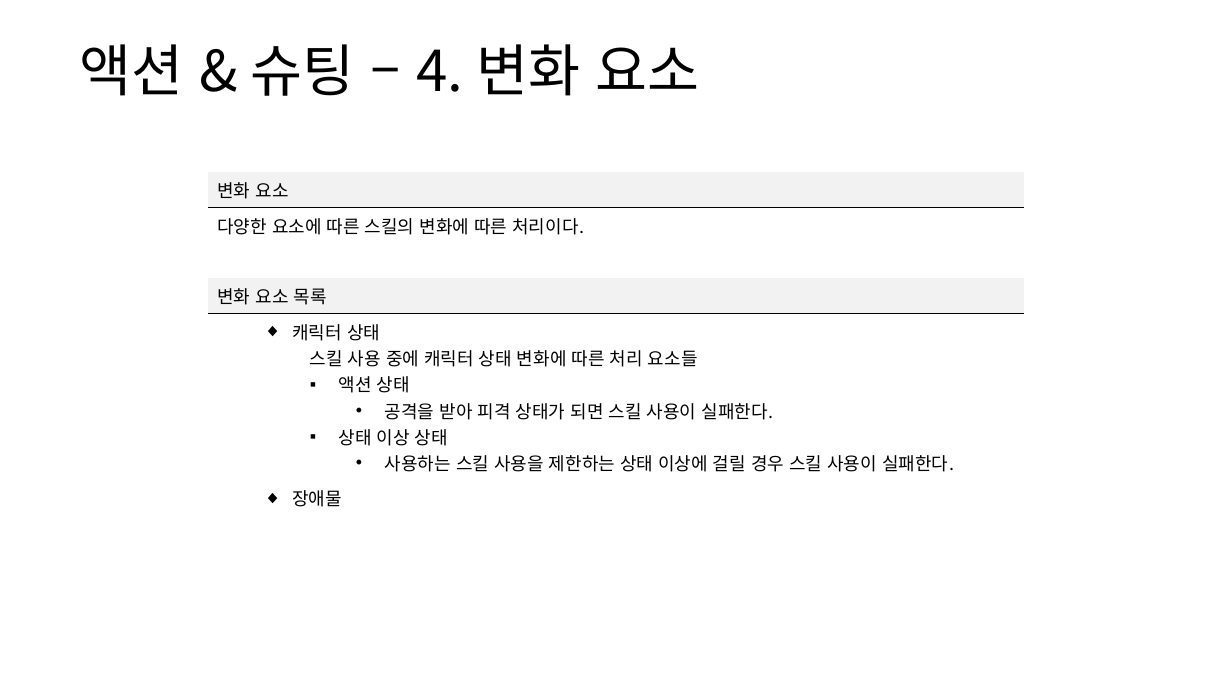
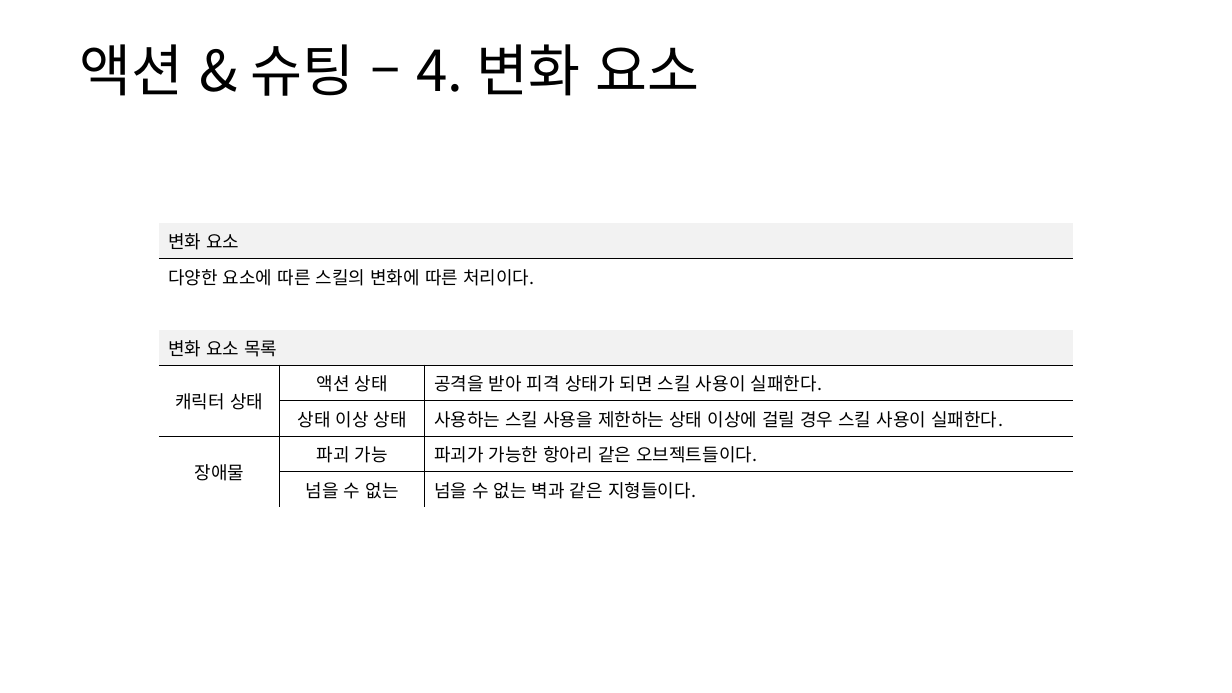
Before and after one commit to yjk0401/unityenginebasic_9th, a slide deck: slide 53 of 기획/방랑엽사전/스킬 시스템 기획서.pptx. Drawn at 1232x693 pixels with LibreOffice and Linux fonts; fonts in the diff are those of the drawing. Boxes give left, top, right and bottom in pixels: in the first picture for what was removed or moved away, otherwise in the second. Text is boxed around its words. In the diff, an @@ line names an element or a change of style, - is before the commit and + after.

```diff
--- a/기획/방랑엽사전/스킬 시스템 기획서.pptx
+++ b/기획/방랑엽사전/스킬 시스템 기획서.pptx
@@ table at <box>159,224,1074,503</box> @@
-변화 요소
-다양한 요소에 따른 스킬의 변화에 따른 처리이다.
-
-변화 요소 목록
-캐릭터 상태 / 스킬 사용 중에 캐릭터 상태 변화에 따른 처리 요소들 / 액션 상태 / 공격을 받아 피격 상태가 되면 스킬 사용이 실패한다. / 상태 이상 상태 / 사용하는 스킬 사용을 제한하는 상태 이상에 걸릴 경우 스킬 사용이 실패한다.
-장애물
+변화 요소 |  | 
+다양한 요소에 따른 스킬의 변화에 따른 처리이다. |  | 
+ |  | 
+변화 요소 목록 |  | 
+캐릭터 상태 | 액션 상태 | 공격을 받아 피격 상태가 되면 스킬 사용이 실패한다.
+ | 상태 이상 상태 | 사용하는 스킬 사용을 제한하는 상태 이상에 걸릴 경우 스킬 사용이 실패한다.
+장애물 | 파괴 가능 | 파괴가 가능한 항아리 같은 오브젝트들이다.
+ | 넘을 수 없는 | 넘을 수 없는 벽과 같은 지형들이다.
@@ table: place and size @@
-table at <box>208,172,1024,511</box>
+table at <box>159,224,1074,503</box>
```
Also in this commit, not shown: 5 other slides changed, 20 other files.
